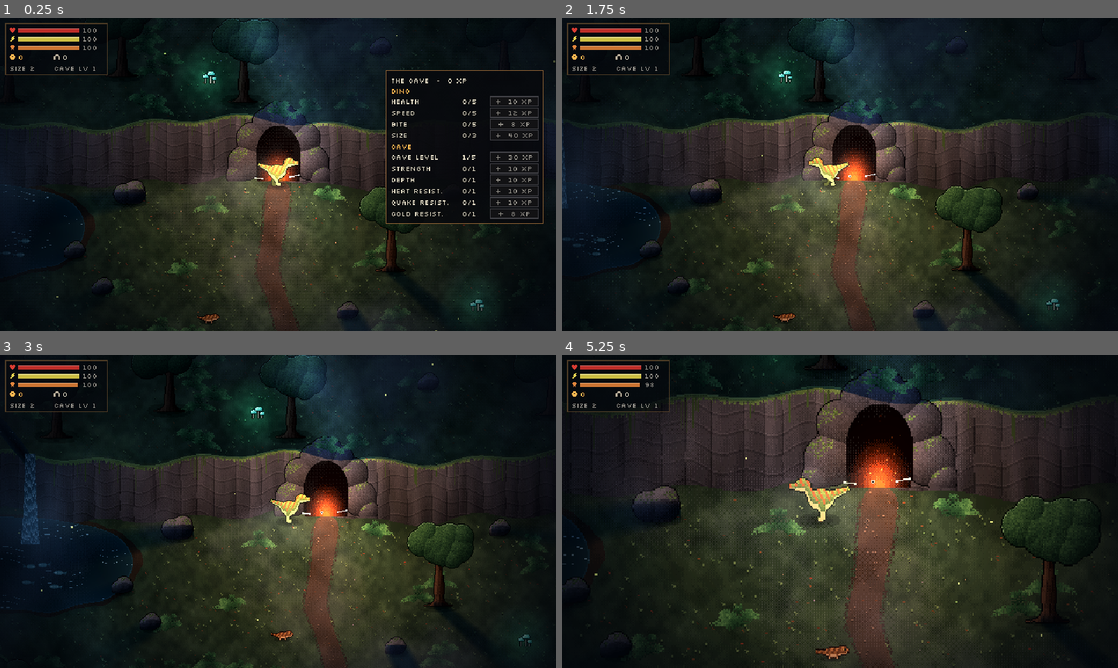
Above: before the commit, frames 1-4 (two rows, left to right).
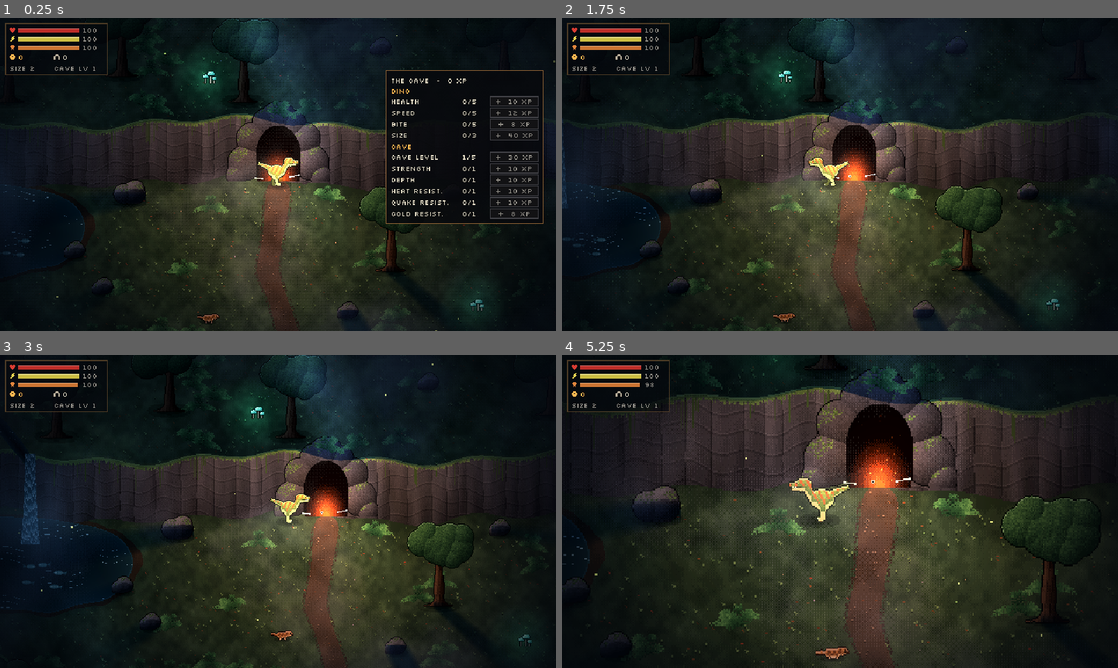
Above: after the commit, the same moments.

Repository: bl0rb/EXTINCTION-HOLLOW
Game: Godot game, scene res://scenes/main.tscn
Two runs of this game, one before a commit and one after it. Both use one fixed random seed, a clock stepped at 60 frames per second and the inputs below.
Inputs (mouse positions are in pixels of both pictures, inside the frame that each line leads up to):
- Up to frame 1 (0.25 s): no input
- Up to frame 2 (1.75 s): move the mouse to (962, 158) at 0.52 s; press the mouse at (962, 158) at 0.53 s; move the mouse to (728, 190) at 1.27 s; release the mouse at (728, 190) at 1.28 s; click (728, 190) at 1.35 s
- Up to frame 3 (3 s): move the mouse to (333, 442) at 2.02 s; hold Mouse wheel up (zoom_in) 2.03-2.78 s; click (333, 442) at 2.3 s; move the mouse to (250, 574) at 2.77 s; tap Mouse wheel down (zoom_out) at 2.85 s
- Up to frame 4 (5.25 s): click (812, 574) at 3.05 s; move the mouse to (1006, 558) at 3.52 s; press the mouse at (1006, 558) at 3.53 s; move the mouse to (673, 464) at 4.27 s; release the mouse at (673, 464) at 4.28 s; click (673, 464) at 4.35 s; move the mouse to (867, 511) at 5.02 s; hold Mouse wheel up (zoom_in) from 5.03 s (still down)

The runs differ from the first frame. In frame 1, 0.1% of the frame differs, in the area x 35-54%, y 44-98%; in frame 2, 0.1%; in frame 3, 0.1%; in frame 4, 0.4%, in the area x 40-52%, y 39-98%.

Commit message:
Eat and attack animations, hit effects, more detailed creatures
Creature sprites are now rigged (head, jaw, tail, bob, lunge) with
moonlit top edges, claws, teeth, mouth line and predator spots, and gain
eat (head down, chewing) and attack (lunge, jaws snap) frames. The
player snaps and chews after a catch, the allosaurus lunges when it
bites and feeds on caught lizards; bites spray blood and briefly
freeze the action. Animation logic lives in a shared SpriteAnimator.
The player now slips around obstacles in its way and only gives up
when the target stops getting closer.

Co-Authored-By: Claude Opus 5.5 <noreply@anthropic.com>
Claude-Session: https://claude.ai/code/session_01Tu8t4uLbqjCwYJV3d5A4g1

Diff:
--- /dev/null
+++ b/scenes/fx/blood.tscn
@@ -0,0 +1,19 @@
+[gd_scene format=3]
+
+[sub_resource type="Gradient" id="Gradient_blood"]
+colors = PackedColorArray(0.62, 0.06, 0.05, 1, 0.3, 0.02, 0.02, 0)
+
+[node name="Blood" type="CPUParticles2D"]
+z_index = 1
+emitting = false
+amount = 14
+lifetime = 0.6
+one_shot = true
+explosiveness = 0.95
+direction = Vector2(0, -1)
+spread = 75.0
+gravity = Vector2(0, 180)
+initial_velocity_min = 25.0
+initial_velocity_max = 60.0
+scale_amount_max = 2.0
+color_ramp = SubResource("Gradient_blood")
--- a/scenes/player.tscn
+++ b/scenes/player.tscn
@@ -23,7 +23,7 @@
 [node name="Sprite2D" type="Sprite2D" parent="."]
 position = Vector2(0, -17)
 texture = ExtResource("2_sprite")
-hframes = 6
+hframes = 10
 
 [node name="Dust" type="CPUParticles2D" parent="."]
 emitting = false
--- a/scenes/predator.tscn
+++ b/scenes/predator.tscn
@@ -26,12 +26,12 @@
 [node name="Sprite2D" type="Sprite2D" parent="."]
 position = Vector2(0, -30)
 texture = ExtResource("3_sprite")
-hframes = 6
+hframes = 10
 
 [node name="Eyes" type="Sprite2D" parent="Sprite2D"]
 material = SubResource("CanvasItemMaterial_glow")
 texture = ExtResource("4_eyes")
-hframes = 6
+hframes = 10
 
 [node name="CollisionShape2D" type="CollisionShape2D" parent="."]
 shape = SubResource("CircleShape2D_body")
--- a/scripts/animal.gd
+++ b/scripts/animal.gd
@@ -2,16 +2,10 @@
 extends CharacterBody2D
 ## Shared behaviour of NPC animals: species data, walking with inertia, turning around, walk and idle animation.
 
-const TURN_TIME := 0.14 ## seconds to turn around
-const BREATH_TIME := 0.7 ## seconds per idle breathing frame
-
 @export var species: Species
 
 var target := Vector2.ZERO
-var _step := 0.0
-var _idle := 0.0
-var _facing := 1.0
-var _turn := 1.0
+var anim := SpriteAnimator.new()
 
 @onready var radius: float = ($CollisionShape2D.shape as CircleShape2D).radius
 @onready var sprite: Sprite2D = $Sprite2D
@@ -48,16 +42,5 @@
 	_animate(Vector2.ZERO, 0.0, delta)
 
 
-## 3/4 view: turning squeezes the sprite through its side view; frames 0-1 breathe, 2-5 walk.
 func _animate(direction: Vector2, steps: float, delta: float) -> void:
-	if absf(direction.x) > 0.5:
-		_facing = signf(direction.x)
-	_turn = move_toward(_turn, _facing, delta * 2.0 / TURN_TIME)
-	sprite.scale.x = absf(sprite.scale.y) * (signf(_turn) if _turn != 0.0 else _facing) * maxf(absf(_turn), 0.2)
-	if steps > 0.0:
-		_step += steps
-		_idle = 0.0
-		sprite.frame = 2 + int(_step) % 4
-	else:
-		_idle += delta
-		sprite.frame = int(_idle / BREATH_TIME) % 2
+	anim.update(sprite, direction, steps, delta)
--- /dev/null
+++ b/scripts/fx.gd
@@ -0,0 +1,18 @@
+class_name Fx
+## One-shot effects: particle bursts and a short hit stop that makes bites feel heavy.
+
+const BLOOD := preload("res://scenes/fx/blood.tscn")
+
+
+static func burst(scene: PackedScene, parent: Node, pos: Vector2) -> void:
+	var particles: CPUParticles2D = scene.instantiate()
+	particles.position = pos
+	parent.add_child(particles)
+	particles.emitting = true
+	particles.finished.connect(particles.queue_free)
+
+
+static func hit_stop(tree: SceneTree, seconds := 0.06) -> void:
+	Engine.time_scale = 0.05
+	await tree.create_timer(seconds, true, false, true).timeout
+	Engine.time_scale = 1.0
--- a/scripts/player.gd
+++ b/scripts/player.gd
@@ -5,8 +5,7 @@
 const PICK_TOLERANCE := 8.0 ## extra pixels so small animals are easy to click
 const SIZE_SCALE := 0.15 ## sprite growth per size upgrade
 const STRIDE := 11.0 ## pixels per walk frame
-const TURN_TIME := 0.12 ## seconds to turn around
-const BREATH_TIME := 0.7 ## seconds per idle breathing frame
+const DETOUR_TIME := 0.4 ## seconds without getting closer to the target before giving up
 
 @export var base_speed := 90.0 ## pixels per second
 @export var base_sprint_speed := 140.0
@@ -33,10 +32,9 @@
 var target := Vector2.ZERO
 var moving := false
 var prey: Animal
-var _step := 0.0
-var _idle := 0.0
-var _facing := 1.0
-var _turn := 1.0
+var anim := SpriteAnimator.new()
+var _detour := 0.0
+var _best_dist := INF
 
 @onready var sprite: Sprite2D = $Sprite2D
 @onready var shadow: Sprite2D = $Shadow
@@ -109,6 +107,8 @@
 	# a new click always replaces the previous target
 	target = point
 	sprinting = sprint
+	_best_dist = INF
+	_detour = 0.0
 	# clicking an animal small enough to eat selects it as prey, anything else just walks there
 	prey = _prey_at(point)
 	var cave := get_tree().get_first_node_in_group("cave") as Cave
@@ -129,6 +129,8 @@
 		return
 	health -= amount
 	camera.shake(3.0, 0.25)
+	Fx.burst(Fx.BLOOD, get_parent(), global_position + Vector2(0, -12))
+	Fx.hit_stop(get_tree(), 0.08)
 	sprite.modulate = Color(1.0, 0.25, 0.2)
 	create_tween().tween_property(sprite, "modulate", Color.WHITE, 0.25)
 	if health <= 0.0:
@@ -178,12 +180,13 @@
 		# keep chasing the selected prey wherever it runs
 		target = prey.global_position
 		moving = true
+		_best_dist = INF # a moving target: keep going
 	elif prey != null:
 		prey = null
 		moving = false
 	var sprint := sprinting and moving and stamina > 0.0
 	dust.emitting = sprint
-	if not moving:
+	if not moving or anim.busy():
 		velocity = Vector2.ZERO
 		_animate(Vector2.ZERO, 0.0, delta)
 		return
@@ -203,10 +206,24 @@
 		var before := global_position
 		move_and_slide() # slides along walls
 		if global_position.distance_to(before) < 0.01:
-			moving = false
+			# blocked head-on: slip around the obstacle
+			for side in [1.0, -1.0]:
+				velocity = to_target.normalized().rotated(side * PI / 2.5) * speed
+				move_and_slide()
+				if global_position.distance_to(before) > 0.3:
+					break
+		# give up once the target has not come closer for a moment
+		var left := global_position.distance_to(target)
+		if left < _best_dist - 0.5:
+			_best_dist = left
+			_detour = 0.0
+		else:
+			_detour += delta
+			if _detour > DETOUR_TIME:
+				moving = false
 
 	if prey and global_position.distance_to(prey.global_position) <= bite_range() + prey.radius:
-		_eat()
+		_bite()
 
 
 ## Hunger drains while moving outside the cave (GAME_SPEC §7); stamina is spent by sprinting and recovers otherwise.
@@ -228,24 +245,19 @@
 		health = minf(health + regen * delta, max_health())
 
 
-## 3/4 view: turning squeezes the sprite through its side view; frames 0-1 breathe, 2-5 walk.
 func _animate(direction: Vector2, steps: float, delta: float) -> void:
-	if absf(direction.x) > 0.5:
-		_facing = signf(direction.x)
-	_turn = move_toward(_turn, _facing, delta * 2.0 / TURN_TIME)
-	sprite.scale.x = absf(sprite.scale.y) * (signf(_turn) if _turn != 0.0 else _facing) * maxf(absf(_turn), 0.2)
-	if steps > 0.0:
-		_step += steps
-		_idle = 0.0
-		sprite.frame = 2 + int(_step) % 4
-	else:
-		_idle += delta
-		sprite.frame = int(_idle / BREATH_TIME) % 2
-
-
-func _eat() -> void:
+	anim.update(sprite, direction, steps, delta)
+
+
+## Snap, then stand and chew for a moment.
+func _bite() -> void:
 	carried_xp += prey.species.xp
 	hunger = minf(hunger + prey.species.food, max_hunger)
+	anim.update(sprite, prey.global_position - global_position, 0.0, 0.0)
+	anim.play("attack", 0.16)
+	anim.then("eat", 0.5)
+	Fx.burst(Fx.BLOOD, get_parent(), prey.global_position + Vector2(0, -4))
+	Fx.hit_stop(get_tree())
 	prey.queue_free()
 	prey = null
 	moving = false
--- a/scripts/predator.gd
+++ b/scripts/predator.gd
@@ -66,7 +66,7 @@
 		target = victim.global_position
 		speed = species.chase_speed
 		if global_position.distance_to(target) <= species.attack_range:
-			_stand(delta)
+			velocity = Vector2.ZERO
 			_animate(target - global_position, 0.0, delta)
 			if _cooldown <= 0.0:
 				_cooldown = species.attack_interval
@@ -90,10 +90,13 @@
 
 
 func _bite() -> void:
+	anim.play("attack", 0.22)
 	if victim == player:
 		player.take_damage(species.damage)
 	else:
+		Fx.burst(Fx.BLOOD, get_parent(), victim.global_position + Vector2(0, -4))
 		victim.queue_free()
+		anim.then("eat", 1.4)
 		_rest(DIGEST_TIME)
 
 
--- a/scripts/prey.gd
+++ b/scripts/prey.gd
@@ -10,8 +10,7 @@
 
 
 func _ready() -> void:
-	_facing = -1.0 if randf() < 0.5 else 1.0
-	_turn = _facing
+	anim.set_facing(-1.0 if randf() < 0.5 else 1.0)
 	_rest()
 
 
--- /dev/null
+++ b/scripts/sprite_animator.gd
@@ -0,0 +1,59 @@
+class_name SpriteAnimator
+extends RefCounted
+## Frames and facing for the 3/4 creature sheets: 0-1 idle breathing, 2-5 walk cycle, 6-7 eat, 8-9 attack.
+## Turning around squeezes the sprite through its side view instead of flipping instantly.
+
+const TURN_TIME := 0.13 ## seconds to turn around
+const BREATH_TIME := 0.7 ## seconds per idle frame
+const CHEW_TIME := 0.16 ## seconds per eat frame
+
+var facing := 1.0
+var _turn := 1.0
+var _step := 0.0
+var _idle := 0.0
+var _queue: Array = [] ## [action, seconds] pairs, played in order
+var _action_time := 0.0
+
+
+func set_facing(direction: float) -> void:
+	facing = direction
+	_turn = direction
+
+
+## Plays "attack" or "eat" right away, dropping anything queued.
+func play(action: String, seconds: float) -> void:
+	_queue = [[action, seconds]]
+	_action_time = 0.0
+
+
+## Plays an action after the current ones.
+func then(action: String, seconds: float) -> void:
+	_queue.append([action, seconds])
+
+
+func busy() -> bool:
+	return not _queue.is_empty()
+
+
+func update(sprite: Sprite2D, direction: Vector2, steps: float, delta: float) -> void:
+	if absf(direction.x) > 0.5:
+		facing = signf(direction.x)
+	_turn = move_toward(_turn, facing, delta * 2.0 / TURN_TIME)
+	sprite.scale.x = absf(sprite.scale.y) * (signf(_turn) if _turn != 0.0 else facing) * maxf(absf(_turn), 0.2)
+	if busy():
+		var seconds: float = _queue[0][1]
+		_action_time += delta
+		if _queue[0][0] == "attack":
+			sprite.frame = 8 + mini(int(_action_time / seconds * 2.0), 1)
+		else:
+			sprite.frame = 6 + int(_action_time / CHEW_TIME) % 2
+		if _action_time >= seconds:
+			_queue.pop_front()
+			_action_time = 0.0
+	elif steps > 0.0:
+		_step += steps
+		_idle = 0.0
+		sprite.frame = 2 + int(_step) % 4
+	else:
+		_idle += delta
+		sprite.frame = int(_idle / BREATH_TIME) % 2
Binary file changed: assets/lizard.png
Binary file changed: assets/player.png
Binary file changed: assets/predator.png
Binary file changed: assets/predator_eyes.png
Not shown, added: scripts/fx.gd.uid
Not shown, added: scripts/sprite_animator.gd.uid
